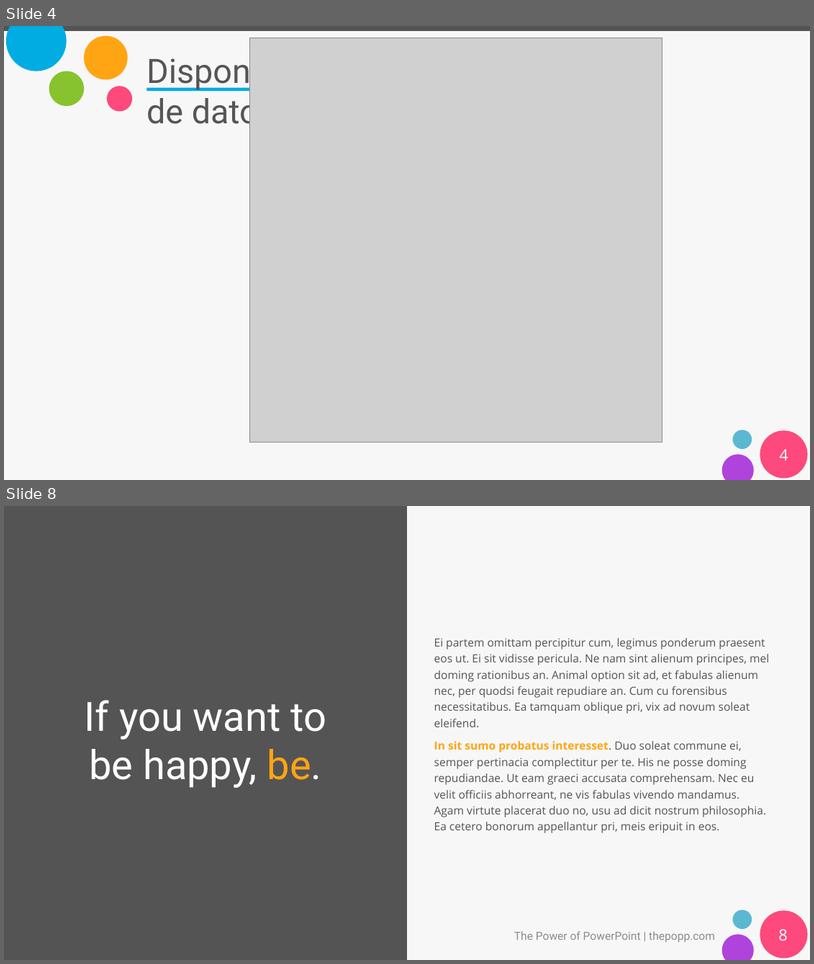
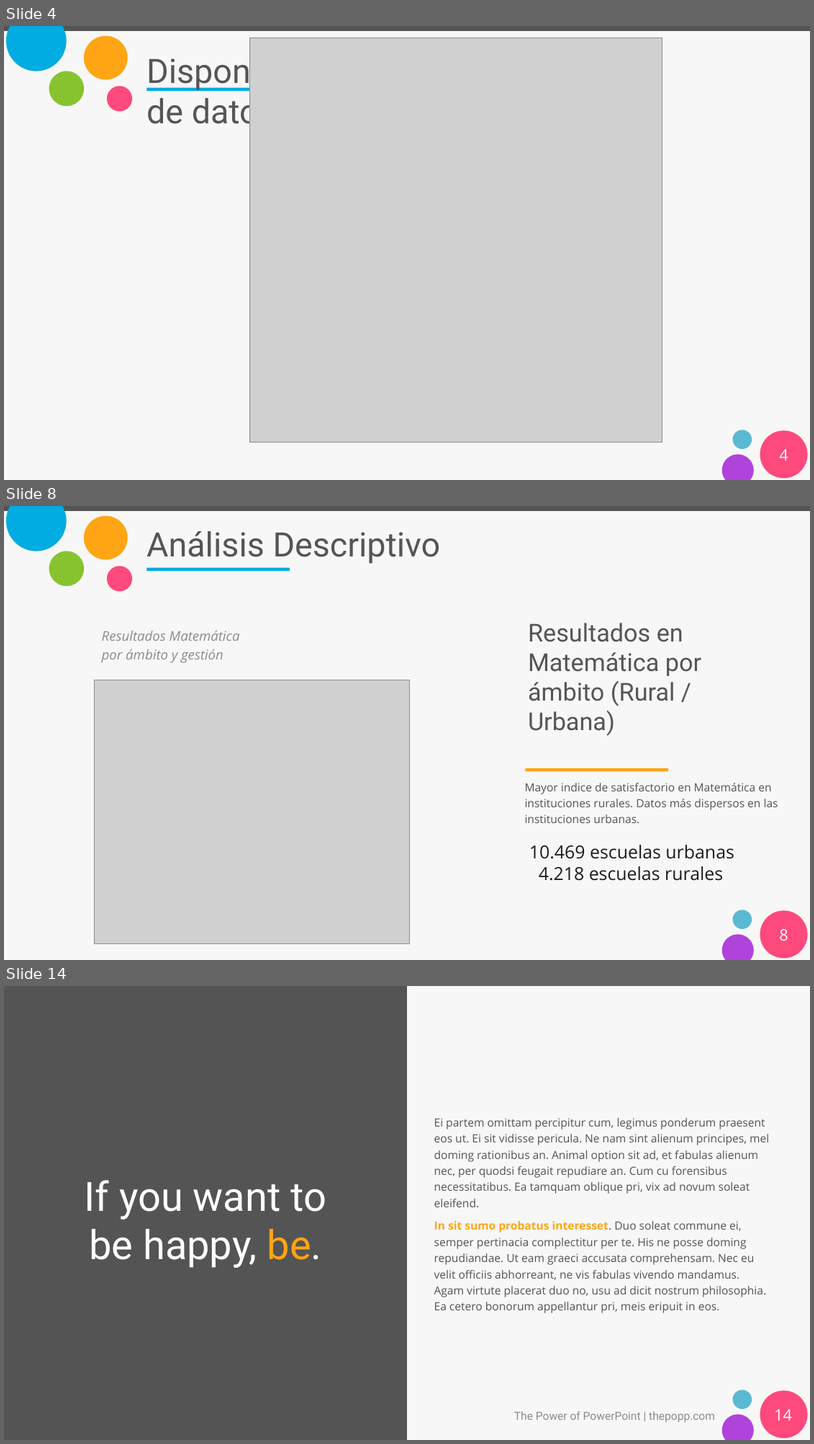
Before and after one commit to gp34446/desafio3, a slide deck: Presentación_desafio_3.pptx. Shown one above the other, each under a label of ours: slides 4 and 8 before the commit, slides 4, 8 and 14 after it; the slides between them are not shown. The pictures are 814x964 and 814x1444 pixels, drawn with LibreOffice and Linux fonts; fonts in the diff are those of the drawing; grey boxes stand for pictures. Boxes give left, top, right and bottom in pixels: in the first picture for what was removed or moved away, otherwise in the second. Text is boxed around its words. In the diff, an @@ line names an element or a change of style, - is before the commit and + after.

Commit message:
Agrego análisis descriptivo y explicación limpieza

```diff
--- a/Presentación_desafio_3.pptx
+++ b/Presentación_desafio_3.pptx
@@ slide 8 added at [4,506,810,960], background #F7F7F7; not listed: 9 template elements that a slide beside it also shows @@
@@ title added at [147,531,441,564], 60 pt, text #555555 @@
+Análisis Descriptivo
@@ text added at [102,631,240,663], 24 pt, text #8E8E8E, italic @@
+Resultados Matemática por ámbito y gestión
@@ text added at [528,623,702,736], 44 pt, text #555555 @@
+Resultados en Matemática por ámbito (Rural / Urbana)
@@ picture added at [94,680,409,943] @@
@@ text added at [525,782,779,823], 20 pt, text #545454 @@
+Mayor indice de satisfactorio en Matemática en instituciones rurales. Datos más dispersos en las instituciones urbanas.
@@ rectangle added at [526,768,669,771], fill #FFA513 @@
@@ text added at [530,844,735,880], 32 pt, text #1C1C1C @@
+10.469 escuelas urbanas
+4.218 escuelas rurales
@@ page number added at [779,929,788,940], 28 pt, text #FFFFFF @@
+8
@@ what was slide 8 is now slide 14 @@
@@ page number at [774,1409,792,1420]: text changed @@
-8
+14
```
Also in this commit, not shown: 45 slides changed, 6 other slides added, 2 slides removed.
